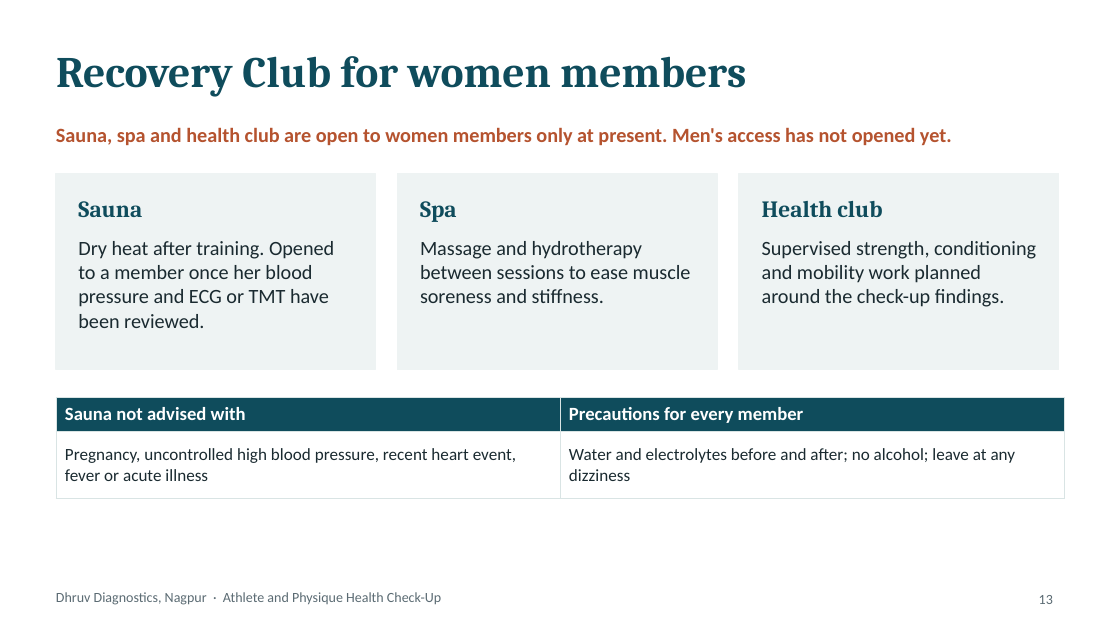
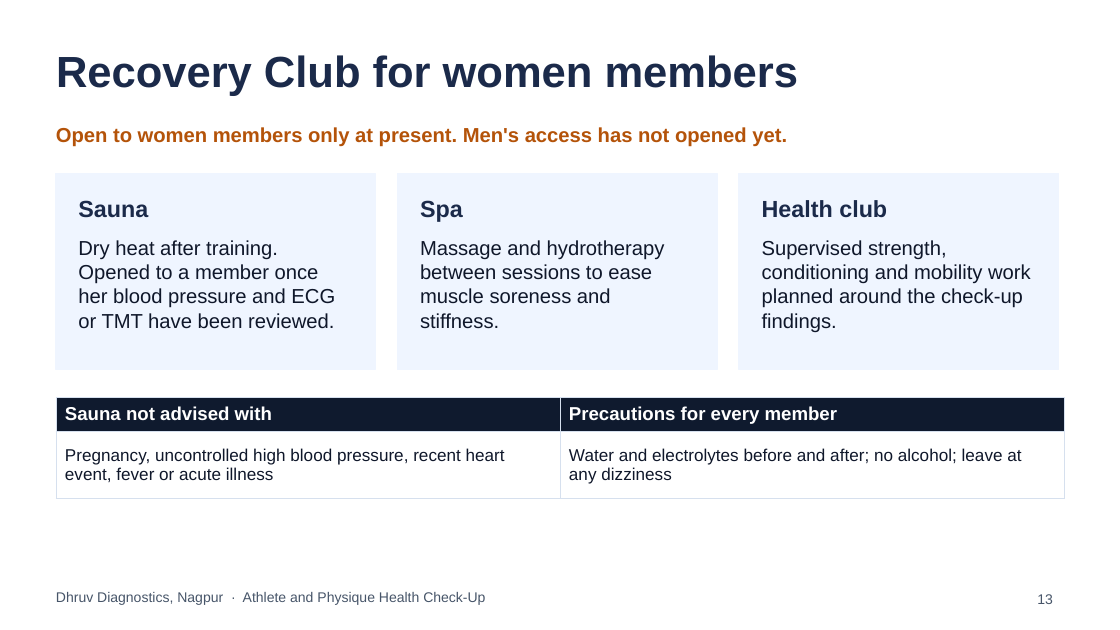
Before and after one commit to Ani6/BlisteringBlockchain, a slide deck: slide 13 of dhruv-athlete-healthcheck/Dhruv_Athlete_Physique_HealthCheck_Deck.pptx. Drawn at 1120x630 pixels with LibreOffice and Linux fonts; fonts in the diff are those of the drawing. Boxes give left, top, right and bottom in pixels: in the first picture for what was removed or moved away, otherwise in the second. Text is boxed around its words. In the diff, an @@ line names an element or a change of style, - is before the commit and + after.

```diff
--- a/dhruv-athlete-healthcheck/Dhruv_Athlete_Physique_HealthCheck_Deck.pptx
+++ b/dhruv-athlete-healthcheck/Dhruv_Athlete_Physique_HealthCheck_Deck.pptx
@@ text at box(56, 127, 787, 147): text changed; font Calibri to Arial; text colour #B5532F to #B45309 @@
-Sauna, spa and health club are open to women members only at present. Men's access has not opened yet.
+Open to women members only at present. Men's access has not opened yet.
@@ fill #EEF3F3 to #EFF5FF; outline #EEF3F3 1 pt to #EFF5FF 1 pt in 3 elements at box(56, 174, 375, 370), box(398, 174, 717, 370), box(739, 174, 1058, 370) @@
@@ font Cambria to Arial, text colour #0F4C5C to #1B2A4A in 4 elements at box(56, 55, 799, 96), box(78, 200, 148, 218), box(420, 200, 463, 222), box(762, 200, 887, 217) @@
@@ font Calibri to Arial, text colour #1A2A30 to #0F172A in 3 elements at box(78, 240, 335, 329), box(420, 240, 665, 329), box(762, 240, 1031, 332) @@
@@ table at box(56, 398, 1064, 510) @@
@@ fill #0F4C5C to #0F1A2E in row 1 @@
@@ font Calibri to Arial @@
@@ text colour #1A2A30 to #0F172A in "Pregnancy, uncontrolled high blood pressure, recent heart ...", "Water and electrolytes before and after; no ..." @@
@@ borders changed @@
@@ text "Dhruv Diagnostics, Nagpur · Athlete ..." at box(56, 592, 485, 605): font Calibri to Arial, text colour #5B6B73 to #475569 @@
@@ page number at box(1037, 594, 1053, 604): font Calibri to Arial, text colour #5B6B73 to #475569 @@
```
Also in this commit, not shown: 14 other slides changed, 1 slide added, 1 slide removed, 18 other files.
